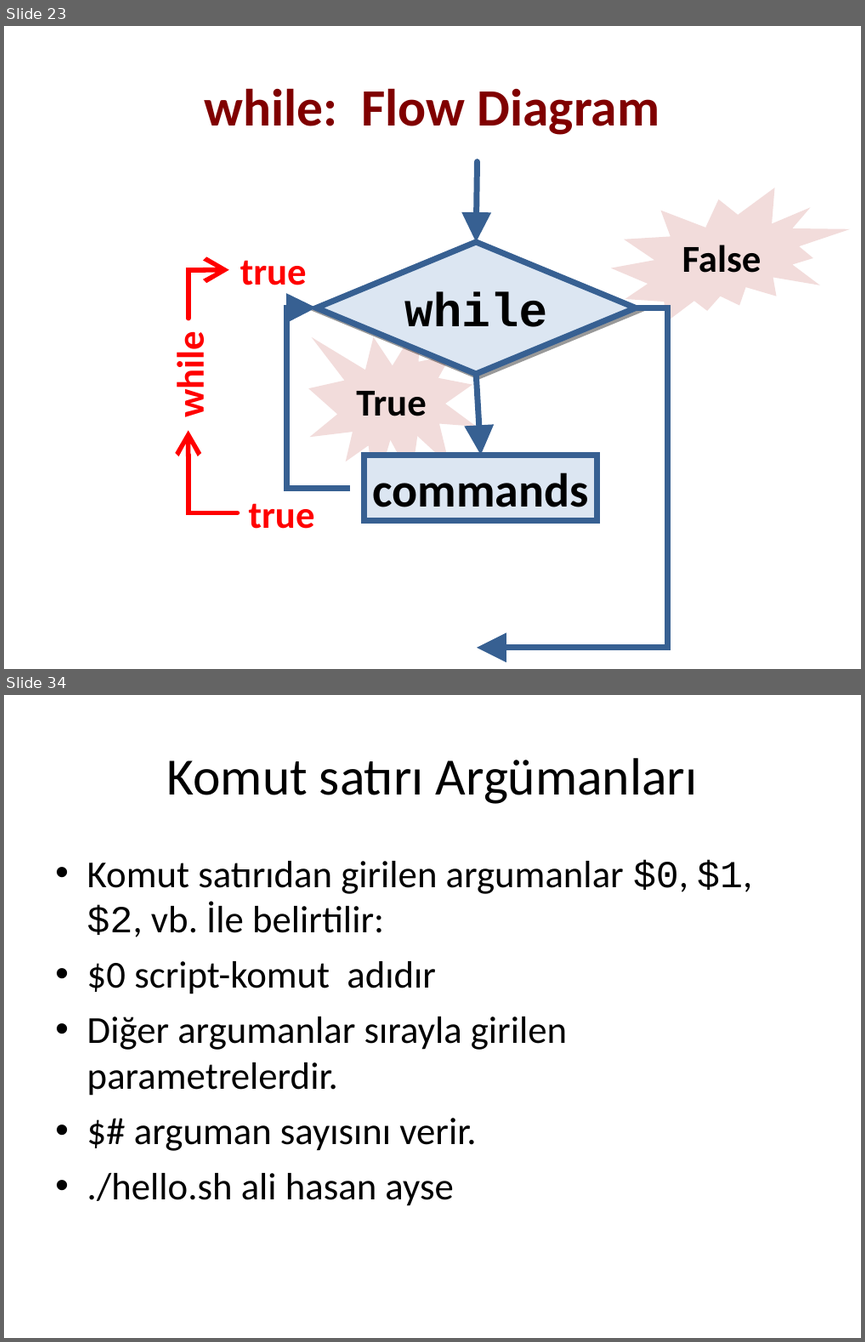
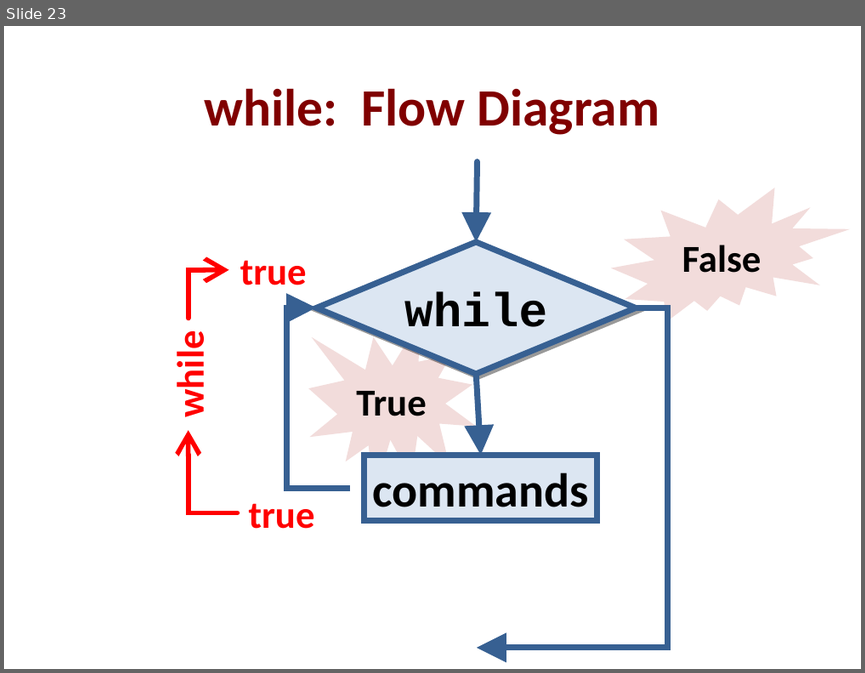
Before and after one commit to sdrttnclskn/ismek-cybersecurity1-lessons, a slide deck: cybersecurity_day 13&14/bash_script_programlama_2.ppt. Shown one above the other, each under a label of ours: slides 23 and 34 before the commit, slide 23 after it; the slides between them are not shown. The pictures are 865x1342 and 865x673 pixels, drawn with LibreOffice and Linux fonts; fonts in the diff are those of the drawing. Boxes give left, top, right and bottom in pixels: in the first picture for what was removed or moved away, otherwise in the second. Text is boxed around its words. In the diff, an @@ line names an element or a change of style, - is before the commit and + after.

```diff
--- a/cybersecurity_day 13&14/bash_script_programlama_2.ppt
+++ b/cybersecurity_day 13&14/bash_script_programlama_2.ppt
@@ slide 34 removed at box(4, 695, 861, 1338), background #FFFFFF @@
@@ text removed at box(167, 758, 698, 804) @@
-Komut satırı Argümanları
@@ text removed at box(87, 860, 752, 1206) @@
-• Komut satırıdan girilen argumanlar $0, $1, $2, vb. İle belirtilir:
-• $0 script-komut adıdır
-• Diğer argumanlar sırayla girilen parametrelerdir.
-• $# arguman sayısını verir.
-• ./hello.sh ali hasan ayse
```
Also in this commit, not shown: 2 other slides changed, 22 other slides removed, 7 other files.
